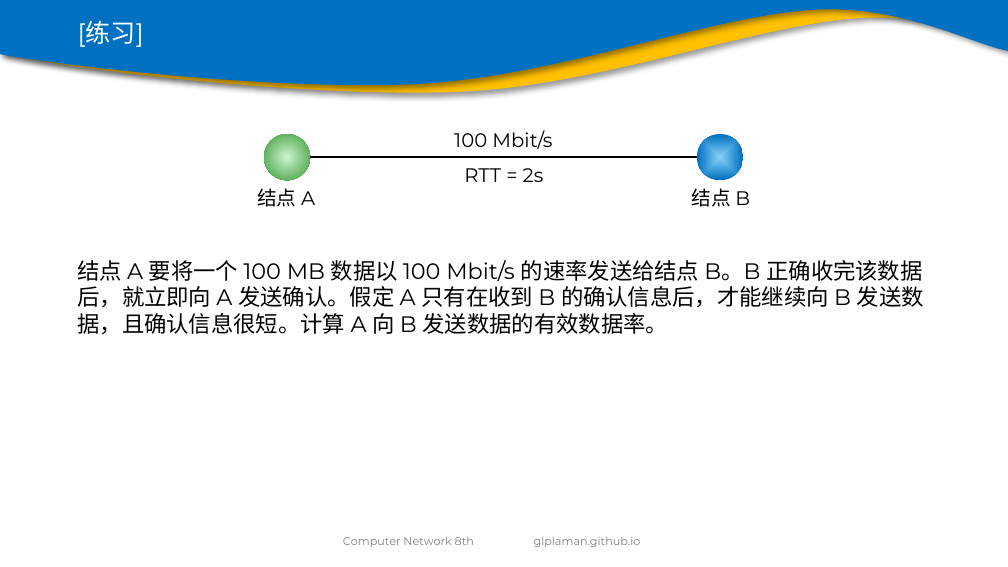
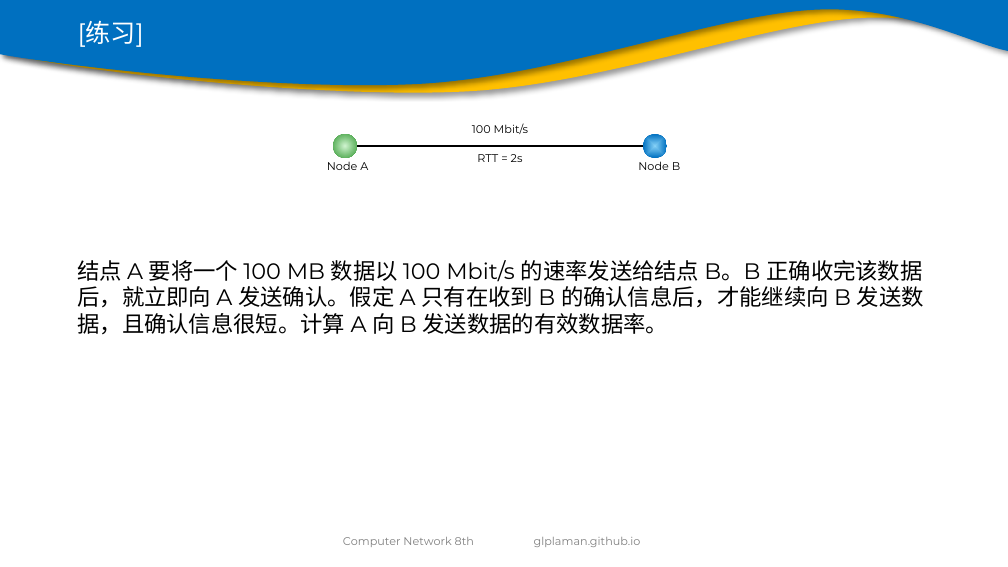
Before and after one commit to glplaman/glplaman.github.io, a slide deck: slide 86 of network/ppt/chap1.pptx. Drawn at 1008x567 pixels with LibreOffice and Linux fonts; fonts in the diff are those of the drawing; background and template pictures are left out. Boxes give left, top, right and bottom in pixels: in the first picture for what was removed or moved away, otherwise in the second. Text is boxed around its words. In the diff, an @@ line names an element or a change of style, - is before the commit and + after.

```diff
--- a/network/ppt/chap1.pptx
+++ b/network/ppt/chap1.pptx
@@ text "100 Mbit/s": place and size @@
-text "100 Mbit/s" at (454,130,552,149)
+text "100 Mbit/s" at (472,123,528,134)
@@ text "100 Mbit/s" at (472,123,528,134): size 14 to 8 pt @@
@@ ellipse: place and size @@
-ellipse at (264,134,310,180)
+ellipse at (334,134,358,158)
@@ line moved from (310, 157) - (697, 157) to (357, 146) - (643, 146) @@
@@ text "RTT = 2s" at (477,154,523,162): size 14 to 8 pt @@
@@ text "RTT = 2s": place and size @@
-text "RTT = 2s" at (464,168,544,182)
+text "RTT = 2s" at (477,154,523,162)
@@ ellipse: place and size @@
-ellipse at (697,134,743,180)
+ellipse at (643,134,667,158)
@@ text added at (327,162,368,170), 8 pt, text #000000 @@
+Node A
@@ text added at (638,161,680,170), 8 pt, text #000000 @@
+Node B
@@ text removed at (257,188,315,207) @@
-结点 A
@@ text removed at (692,188,750,207) @@
-结点 B
```
Also in this commit, not shown: 12 other slides changed, 13 other files.
